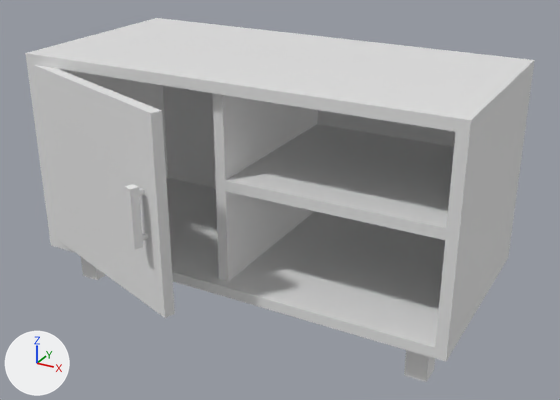
Two versions of the Blender file asset_sources/furniture/cabinet_0.blend, one commit apart.
Rendered twice from a 50 mm lens placed at (0.855, -1.533, 0.912), pointed at (0.053, -0.074, 0.183). Lighting does not change. The marker at lower left points along +X, +Y and +Z. The same objects are shown in both versions, whatever each file hides.
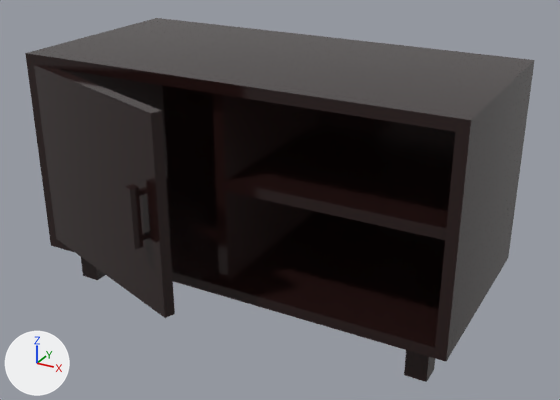
Location of each change, (x1, y1, x2, y2) in pixels of the pictures (560 x 400 px):
'Cube.005', recoloured, surface changed
    both: (25, 18, 535, 134)
'Cube', recoloured, surface changed (white to black)
    both: (57, 178, 445, 358)
'Cube.006', recoloured, surface changed (white to black)
    both: (34, 65, 175, 318)
'Cube.002', recoloured, surface changed (white to black)
    both: (225, 124, 454, 240)
'Cube.003', recoloured, surface changed
    both: (434, 72, 533, 361)
'Cube.007', recoloured, surface changed (white to black)
    both: (212, 93, 318, 281)
'Cube.001', recoloured, surface changed (white to black)
    both: (162, 85, 456, 188)
'Cube.004', recoloured, surface changed (white to black)
    both: (27, 64, 168, 247)
'Cube.009', recoloured, surface changed (white to black)
    both: (125, 184, 148, 250)
'Cube.008', recoloured, surface changed (white to black)
    both: (404, 350, 435, 382)
'Cube.011', recoloured, surface changed (white to black)
    both: (81, 257, 105, 280)

Patch to the scene script:
```diff
--- a/asset_sources/furniture/cabinet_0.blend.py
+++ b/asset_sources/furniture/cabinet_0.blend.py
@@ mat_material_002 @@
 mat_material_002 = principled_material('Material.002')
-mat_material_002.base_color = (0.8, 0.8, 0.8)  # white #e7e7e7
+mat_material_002.base_color = (0.0205, 0.00838, 0.00786)  # black #271716
+mat_material_002.roughness = 0.125
@@ me_cube @@
 me_cube.from_pydata(...)  # 8 vertices, 6 faces; spans x -0.5..0.5, y -0.25..0.25, z 0.0..0.025
-me_cube.materials.append(mat_material)  # white #e7e7e7
+me_cube.materials.append(mat_material_002)  # black #271716
@@ me_cube_001 @@
 me_cube_001.from_pydata(...)  # 8 vertices, 6 faces; spans x -0.5..0.5, y 0.0..0.025, z -0.225..0.225
-me_cube_001.materials.append(mat_material_001)  # white #e7e7e7
+me_cube_001.materials.append(mat_material_002)  # black #271716
@@ me_cube_004 @@
 me_cube_004.from_pydata(...)  # 8 vertices, 6 faces; spans x -0.025..0.0, y -0.25..0.25, z -0.25..0.225
-me_cube_004.materials.append(mat_material_003)  # white #e7e7e7
+me_cube_004.materials.append(mat_material_002)  # black #271716
@@ me_cube_007 @@
 me_cube_007.from_pydata(...)  # 8 vertices, 6 faces; spans x 0.0..0.5, y -0.013..0.013, z -0.225..0.225
-me_cube_007.materials.append(mat_material_001)  # white #e7e7e7
+me_cube_007.materials.append(mat_material_002)  # black #271716
@@ me_cube_008 @@
 me_cube_008.from_pydata(...)  # 8 vertices, 6 faces; spans x -0.475..-0.025, y 0.0..0.025, z -0.225..0.225
-me_cube_008.materials.append(mat_material_001)  # white #e7e7e7
+me_cube_008.materials.append(mat_material_002)  # black #271716
@@ me_cube_010 @@
 me_cube_010.from_pydata(...)  # 24 vertices, 18 faces; spans x -0.01..0.01, y -0.0167..0.1167, z -0.035..0.025
+me_cube_010.materials.append(mat_material_002)  # black #271716
@@ me_cube_013 @@
 me_cube_013.from_pydata(...)  # 8 vertices, 6 faces; spans x -0.025..0.025, y -0.025..0.025, z -0.05..0.05
+me_cube_013.materials.append(mat_material_002)  # black #271716
@@ me_cube_015 @@
 me_cube_015.from_pydata(...)  # 8 vertices, 6 faces; spans x -0.025..0.025, y -0.025..0.025, z -0.05..0.05
+me_cube_015.materials.append(mat_material_002)  # black #271716
```
